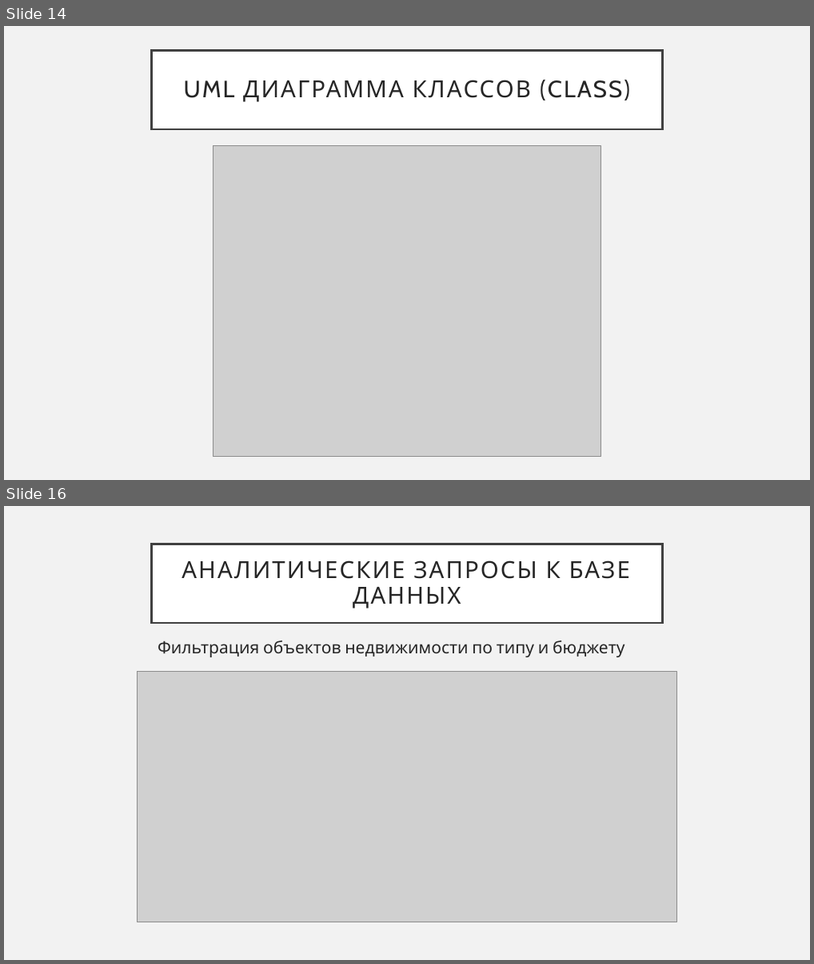
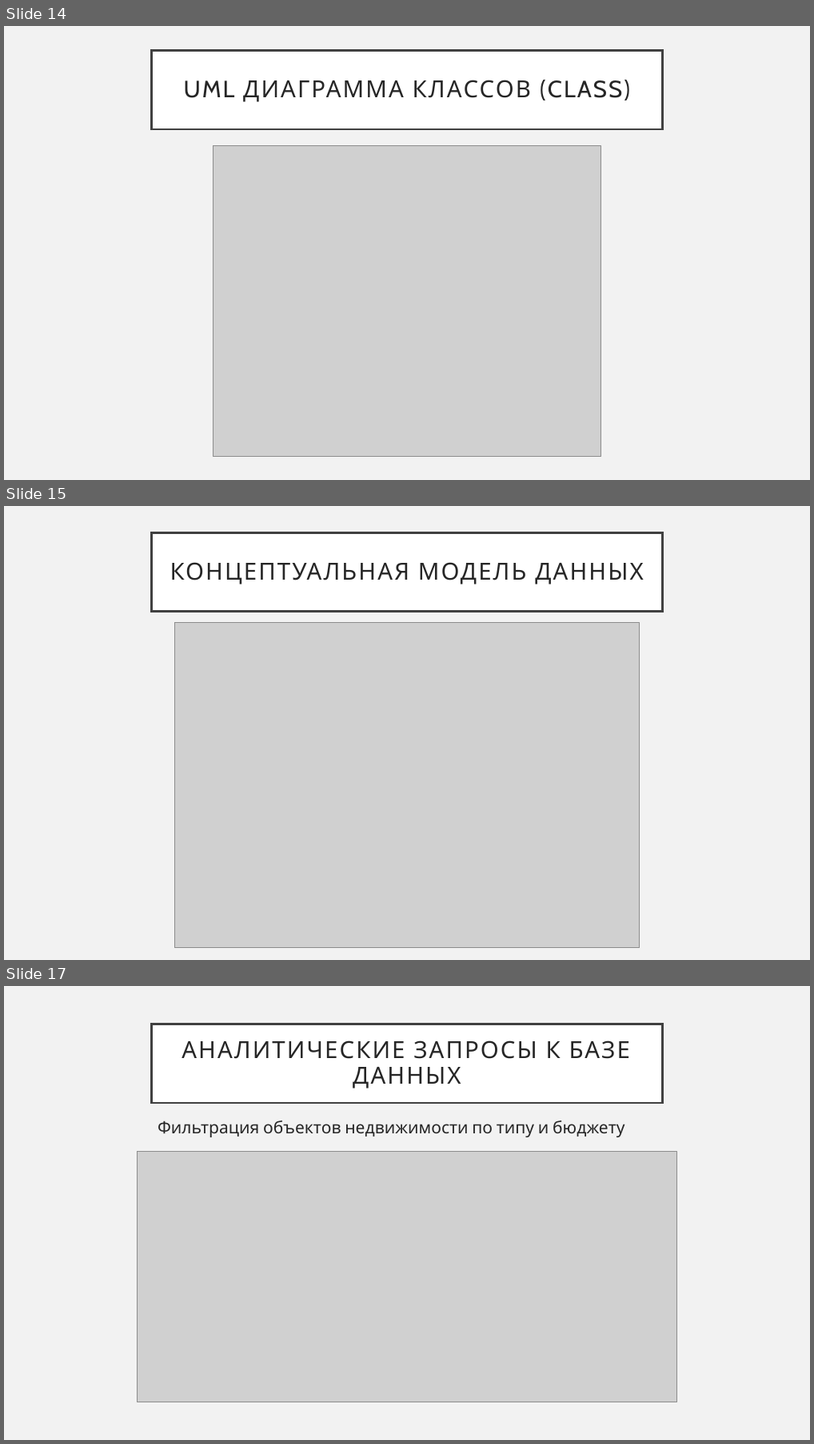
Before and after one commit to niksli-tl/KyrsvProject, a slide deck: презентация ТЕЭ FINAL.pptx. Shown one above the other, each under a label of ours: slides 14 and 16 before the commit, slides 14, 15 and 17 after it; the slides between them are not shown. The pictures are 814x964 and 814x1444 pixels, drawn with LibreOffice and Linux fonts; fonts in the diff are those of the drawing; grey boxes stand for pictures. Boxes give left, top, right and bottom in pixels: in the first picture for what was removed or moved away, otherwise in the second. Text is boxed around its words. In the diff, an @@ line names an element or a change of style, - is before the commit and + after.

```diff
--- a/презентация ТЕЭ FINAL.pptx
+++ b/презентация ТЕЭ FINAL.pptx
@@ slide 15 added at (4,506,810,960), background #F2F2F2 @@
@@ title added at (152,532,662,612), fill #FFFFFF, outline #404040 2.5 pt, 28 pt, text #262626 @@
+КОНЦЕПТУАЛЬНАЯ МОДЕЛЬ ДАННЫХ
@@ picture added at (174,623,640,947) @@
@@ what was slide 16 is now slide 17 @@
```
